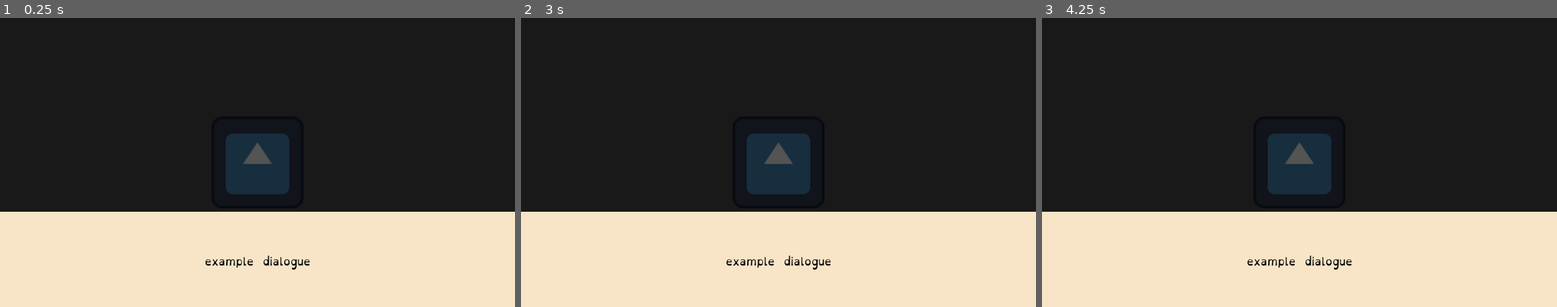
Above: before the commit, frames 1-3 (left to right).
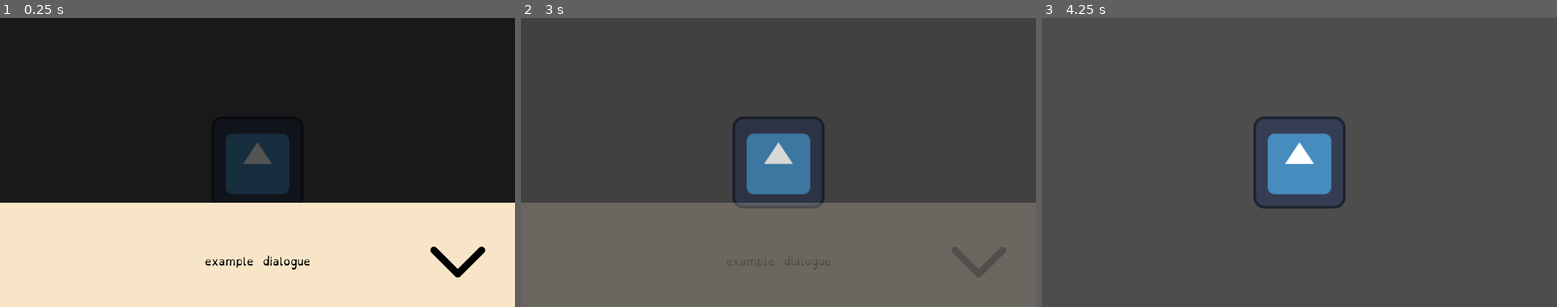
Above: after the commit, the same moments.

Repository: fletchmakes/ppjjgg-2024
Game: Godot game, scene res://scenes/main.tscn
Same seed, same stepped clock (60 frames per second), same inputs: the game is played once before the commit and once after it. The engine's default icon, where the game draws it, is replaced by a stand-in: a white triangle on a blue panel in a dark square.
Inputs:
- Up to frame 1 (0.25 s): no input
- Up to frame 2 (3 s): tap Enter at 0.5, 2 s; tap Space (ui_advance_dialogue, bound only after the commit) at 0.6, 1.25, 1.35, 2.1, 2.75, 2.85 s
- Up to frame 3 (4.25 s): tap Enter at 3.5 s; tap Space (ui_advance_dialogue, bound only after the commit) at 3.6 s

The runs differ from the first frame. In frame 1, 3.5% of the frame differs, in the area x 0-100%, y 63-90%; in frame 2, 100%; in frame 3, 100%, in the area x 0-100%, y 0-100%.
Error after the commit: Invalid assignment of property or key 'text' with value of type 'String' on a base object of type 'null instance'. (res://scripts/DialogueLayer.gd:49)

Commit message:
hook up dialogue manager to actions

Diff:
--- a/project.godot
+++ b/project.godot
@@ -19,6 +19,16 @@
 
 DialogueManager="*res://scripts/DialogueManager.gd"
 
+[input]
+
+ui_advance_dialogue={
+"deadzone": 0.5,
+"events": [Object(InputEventKey,"resource_local_to_scene":false,"resource_name":"","device":0,"window_id":0,"alt_pressed":false,"shift_pressed":false,"ctrl_pressed":false,"meta_pressed":false,"pressed":false,"keycode":0,"physical_keycode":32,"key_label":0,"unicode":0,"echo":false,"script":null)
+, Object(InputEventMouseButton,"resource_local_to_scene":false,"resource_name":"","device":-1,"window_id":0,"alt_pressed":false,"shift_pressed":false,"ctrl_pressed":false,"meta_pressed":false,"button_mask":0,"position":Vector2(0, 0),"global_position":Vector2(0, 0),"factor":1.0,"button_index":1,"canceled":false,"pressed":false,"double_click":false,"script":null)
+, Object(InputEventJoypadButton,"resource_local_to_scene":false,"resource_name":"","device":-1,"button_index":0,"pressure":0.0,"pressed":false,"script":null)
+]
+}
+
 [rendering]
 
 renderer/rendering_method="gl_compatibility"
--- a/scenes/main.tscn
+++ b/scenes/main.tscn
@@ -1,8 +1,9 @@
-[gd_scene load_steps=4 format=3 uid="uid://ckhmm36sa88xv"]
+[gd_scene load_steps=5 format=3 uid="uid://ckhmm36sa88xv"]
 
 [ext_resource type="Texture2D" uid="uid://crwdc36s2xtnn" path="res://icon.svg" id="1_6eu03"]
 [ext_resource type="Theme" uid="uid://d3xosdr8aarps" path="res://themes/base_theme.tres" id="2_jnc8c"]
 [ext_resource type="Script" path="res://scripts/DialogueLayer.gd" id="2_uga1u"]
+[ext_resource type="Texture2D" uid="uid://df0tf4gju8cyr" path="res://art/icons/down_arrow.png" id="4_6trlw"]
 
 [node name="Main" type="Node3D"]
 
@@ -46,18 +47,20 @@
 layout_mode = 2
 color = Color(0.970317, 0.899298, 0.778755, 1)
 
-[node name="CenterContainer" type="CenterContainer" parent="DialogueLayer/DialogueUI/MarginContainer/DialogueBackground"]
-layout_mode = 1
-anchors_preset = 15
-anchor_right = 1.0
-anchor_bottom = 1.0
-grow_horizontal = 2
-grow_vertical = 2
+[node name="CenterContainer" type="CenterContainer" parent="DialogueLayer/DialogueUI/MarginContainer"]
+layout_mode = 2
 
-[node name="RichTextLabel" type="RichTextLabel" parent="DialogueLayer/DialogueUI/MarginContainer/DialogueBackground/CenterContainer"]
+[node name="RichTextLabel" type="RichTextLabel" parent="DialogueLayer/DialogueUI/MarginContainer/CenterContainer"]
 layout_mode = 2
 theme = ExtResource("2_jnc8c")
 theme_override_colors/default_color = Color(0, 0, 0, 1)
 text = "example dialogue"
 fit_content = true
 autowrap_mode = 0
+
+[node name="TextureRect" type="TextureRect" parent="DialogueLayer/DialogueUI/MarginContainer"]
+layout_mode = 2
+size_flags_horizontal = 8
+size_flags_vertical = 8
+texture = ExtResource("4_6trlw")
+stretch_mode = 2
--- a/scripts/DialogueLayer.gd
+++ b/scripts/DialogueLayer.gd
@@ -1,10 +1,65 @@
 extends CanvasLayer
+
+@onready var DialogueUI = $DialogueUI;
+@onready var DialogueText = $DialogueUI/MarginContainer/DialogueBackground/CenterContainer/RichTextLabel;
+
+var display_state = "hidden";
+var text_state = "ready";
+
+var text_speed = 0.5;
 
 func _ready():
 	DialogueManager.DIALOGUE_LAYER = self;
+	DialogueManager.OpenDialogueAndPauseGame([0, 1, 2]);
+
+func _process(delta):
+	if (display_state == "hiding"):
+		var current_modulate: Color = DialogueUI.get_modulate();
+		var current_alpha = current_modulate.a;
+		var next_alpha = lerp(current_alpha, 0.0, 0.1);
+		if (next_alpha - 0 < 0.05):
+			self.display_state = "hidden";
+			DialogueUI.set_modulate(Color(current_modulate.r, current_modulate.g, current_modulate.b, 0));
+			# TODO: stop capturing input events
+		else:
+			DialogueUI.set_modulate(Color(current_modulate.r, current_modulate.g, current_modulate.b, next_alpha));
+
+	if (display_state == "showing"):
+		var current_modulate: Color = DialogueUI.get_modulate();
+		var current_alpha = current_modulate.a;
+		var next_alpha = lerp(current_alpha, 1.0, 0.1);
+		if (1 - next_alpha < 0.05):
+			self.display_state = "shown";
+			DialogueUI.set_modulate(Color(current_modulate.r, current_modulate.g, current_modulate.b, 1));
+			# TODO: start capturing input events
+		else:
+			DialogueUI.set_modulate(Color(current_modulate.r, current_modulate.g, current_modulate.b, next_alpha));
+
+	if (self.text_state == "animating" and self.display_state == "shown"):
+		DialogueText.visible_ratio += 0.05 * text_speed;
+		if (DialogueText.visible_ratio >= 1.0):
+			self.text_state = "ready";
+			DialogueText.visible_ratio = 1.0;
 
 func hide_dialogue_ui():
-	pass;
+	self.display_state = "hiding";
 
-func show_dialogue_ui():
-	pass;
+func show_dialogue_ui(text: String):
+	self.display_state = "showing";
+	DialogueText.text = text;
+	DialogueText.visible_ratio = 0.0;
+	self.text_state = "animating";
+
+# returns whether or not we successfully made it to the next passage
+func next_passage(text: String):
+	self.text_state = "animating";
+	DialogueText.text = text;
+	DialogueText.visible_ratio = 0.0;
+
+# allows other classes to ask if the dialogue layer is ready to proceed to the next page
+func can_read_next_passage():
+	return text_state == "ready";
+
+func skip_text_animation():
+	self.text_state = "ready";
+	DialogueText.visible_ratio = 1.0;
--- a/scripts/DialogueManager.gd
+++ b/scripts/DialogueManager.gd
@@ -1,23 +1,28 @@
 extends Node
 
 var current_passage: PackedInt32Array = [];
-var cursor: int = 0;
+var cursor: int = -1; # -1 means that we don't have any dialogue loaded to be shown i.e. dialogue is hidden
 
 var DIALOGUE_LAYER: CanvasLayer = null;
 
 func OpenDialogueAndPauseGame(text_indices: PackedInt32Array):
 	current_passage = text_indices;
 	cursor = 0;
-	# TODO: show the dialogue overlay & pause gameplay
-	# TODO: print the first passage onto the screen
-	# TODO: only DialogueManager can receive input events
-	NextPassage();
+	DIALOGUE_LAYER.show_dialogue_ui(AllTheText.RESOURCES[current_passage[cursor]]);
 
 func NextPassage():
-	cursor += 1;
-	if (cursor >= current_passage.size()):
-		# TODO: close the dialogue and return control to the game
-		pass;
+	# all done reading, back to gameplay
+	if (cursor + 1 >= current_passage.size() and DIALOGUE_LAYER.can_read_next_passage()):
+		DIALOGUE_LAYER.hide_dialogue_ui();
+		cursor = -1;
+	# if the text is done animating
+	elif (DIALOGUE_LAYER.can_read_next_passage()):
+		cursor += 1;
+		DIALOGUE_LAYER.next_passage(AllTheText.RESOURCES[current_passage[cursor]]);
+	# move onto the next animation
 	else:
-		# TODO: animate out the current dialogue and animate in the next
-		pass;
+		DIALOGUE_LAYER.skip_text_animation();
+
+func _process(delta):
+	if (Input.is_action_just_pressed("ui_advance_dialogue") and cursor != -1):
+		NextPassage();
Binary file added: art/icons/down_arrow.png
Not shown, added: art/icons/down_arrow.png.import
